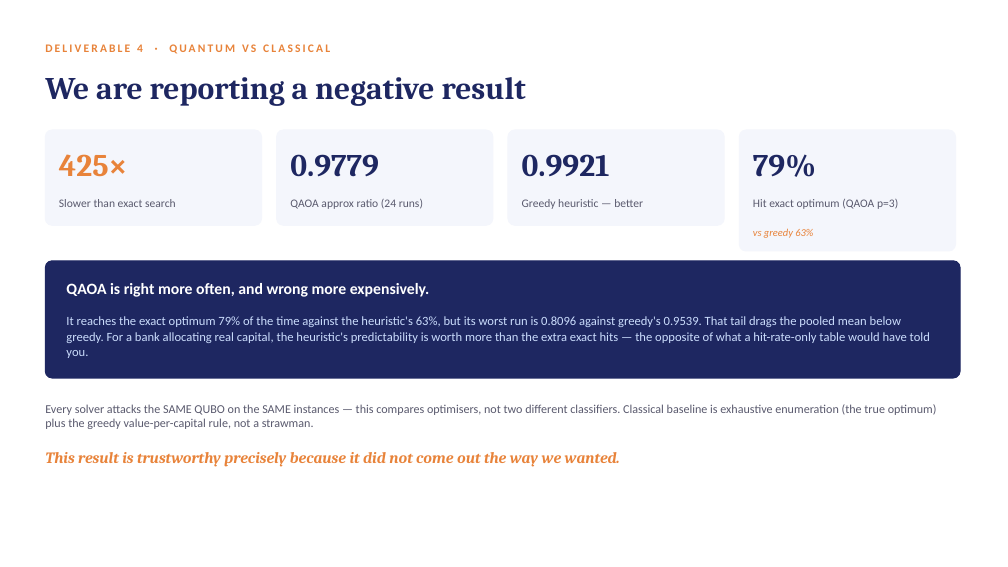
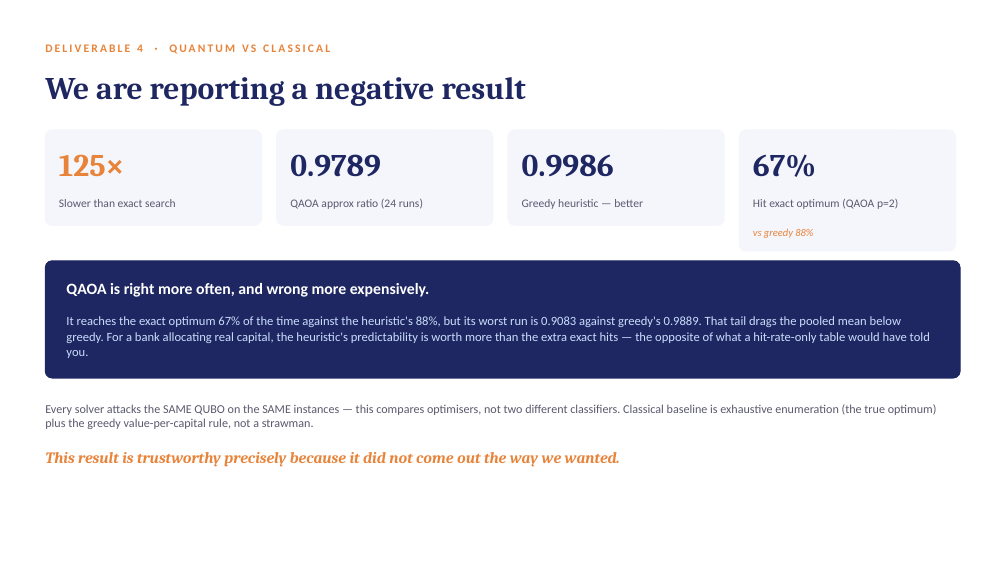
Before and after one commit to Dexterous-Ruler/quantum-loan-portfolio-allocator, a slide deck: slide 5 of PRESENTATION.pptx. Drawn at 1008x567 pixels with LibreOffice and Linux fonts; fonts in the diff are those of the drawing. Boxes give left, top, right and bottom in pixels: in the first picture for what was removed or moved away, otherwise in the second. Text is boxed around its words. In the diff, an @@ line names an element or a change of style, - is before the commit and + after.

```diff
--- a/PRESENTATION.pptx
+++ b/PRESENTATION.pptx
@@ text at bbox=[59, 154, 124, 177]: text changed @@
-425×
+125×
@@ text at bbox=[290, 154, 381, 177]: text changed @@
-0.9779
+0.9789
@@ text at bbox=[522, 154, 614, 177]: text changed @@
-0.9921
+0.9986
@@ text at bbox=[753, 154, 816, 177]: text changed @@
-79%
+67%
@@ text at bbox=[753, 228, 813, 238]: text changed @@
-vs greedy 63%
+vs greedy 88%
@@ text at bbox=[66, 316, 930, 358]: text changed @@
-It reaches the exact optimum 79% of the time against the heuristic's 63%, but its worst run is 0.8096 against greedy's 0.9539. That tail drags the pooled mean below greedy. For a bank allocating real capital, the heuristic's predictability is worth more than the extra exact hits — the opposite of what a hit-rate-only table would have told you.
+It reaches the exact optimum 67% of the time against the heuristic's 88%, but its worst run is 0.9083 against greedy's 0.9889. That tail drags the pooled mean below greedy. For a bank allocating real capital, the heuristic's predictability is worth more than the extra exact hits — the opposite of what a hit-rate-only table would have told you.
```
Also in this commit, not shown: 5 other slides changed, 38 other files.
